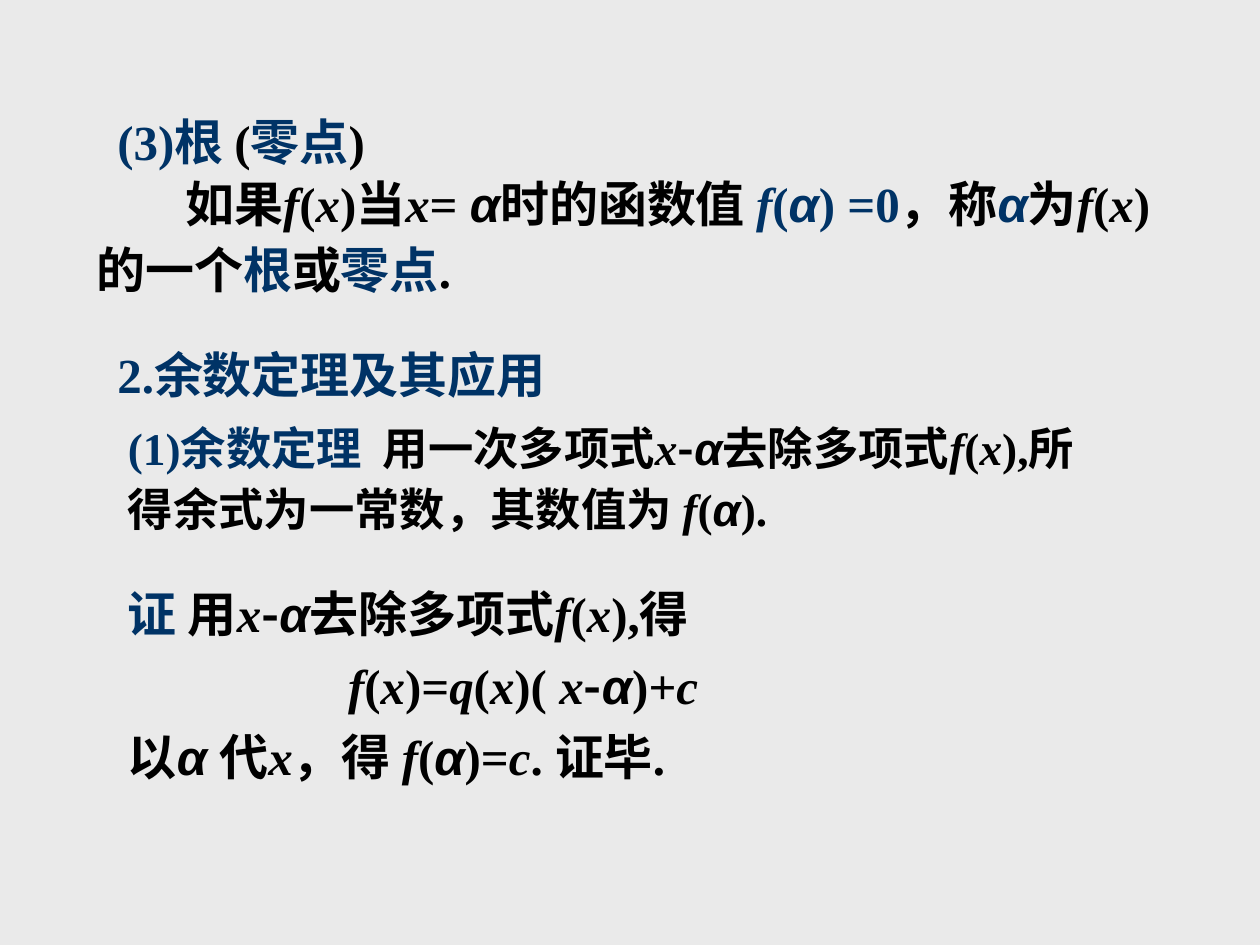
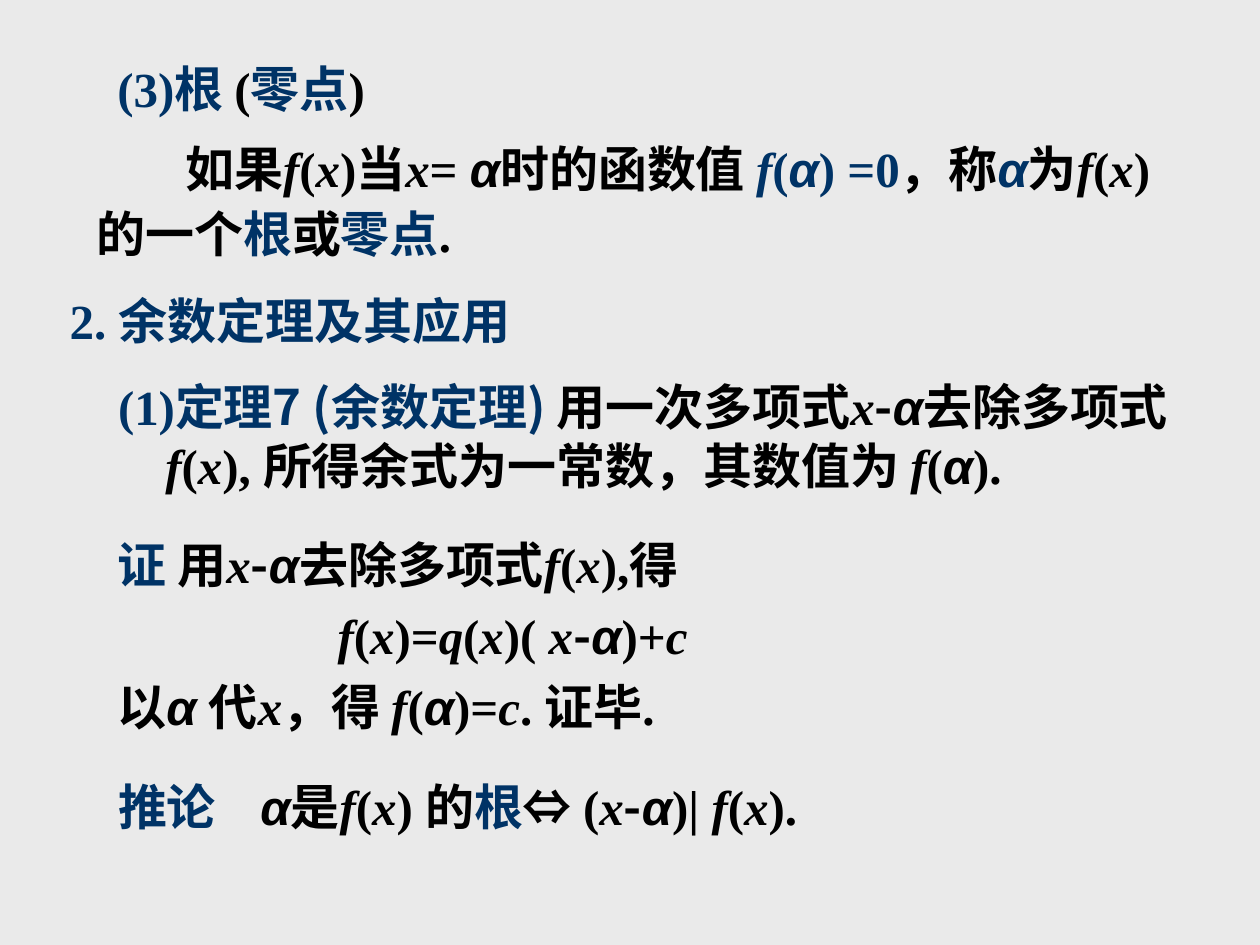
Before and after one commit to zhangbiaomath/zhangbiaomath.github.io, a slide deck: slide 77 of teaching/gaodai/课件/第1章-多项式.ppt (slide 79 before the commit). Drawn at 1260x945 pixels with LibreOffice and Linux fonts; fonts in the diff are those of the drawing. Boxes give left, top, right and bottom in pixels: in the first picture for what was removed or moved away, otherwise in the second. Text is boxed around its words. In the diff, an @@ line names an element or a change of style, - is before the commit and + after.

```diff
--- a/teaching/gaodai/课件/第1章-多项式.ppt
+++ b/teaching/gaodai/课件/第1章-多项式.ppt
@@ text "(3)根 (零点)" moved from (x1=117, y1=122, x2=364, y2=170) to (x1=117, y1=69, x2=364, y2=117) @@
@@ text "如果f(x)当x= α时的函数值 f(α) =0，称α为f(x)" moved from (x1=96, y1=180, x2=1150, y2=293) to (x1=96, y1=145, x2=1150, y2=257) @@
@@ title at (x1=70, y1=297, x2=510, y2=344): spaces changed @@
-2.余数定理及其应用
+2. 余数定理及其应用
@@ text at (x1=118, y1=383, x2=1168, y2=494): text changed; size 25.9 to 28 pt @@
-(1)余数定理 用一次多项式x-α去除多项式f(x),所
-得余式为一常数，其数值为 f(α).
+(1)定理7 (余数定理) 用一次多项式x-α去除多项式f(x), 所得余式为一常数，其数值为 f(α).
@@ text "证 用x-α去除多项式f(x),得" moved from (x1=128, y1=590, x2=698, y2=784) to (x1=117, y1=541, x2=688, y2=735) @@
@@ text added at (x1=118, y1=783, x2=798, y2=835), 28 pt, text #000000, bold @@
+推论 α是f(x) 的根⇔ (x-α)| f(x).
```
Also in this commit, not shown: 44 other slides changed, 5 slides removed, 6 other files.
